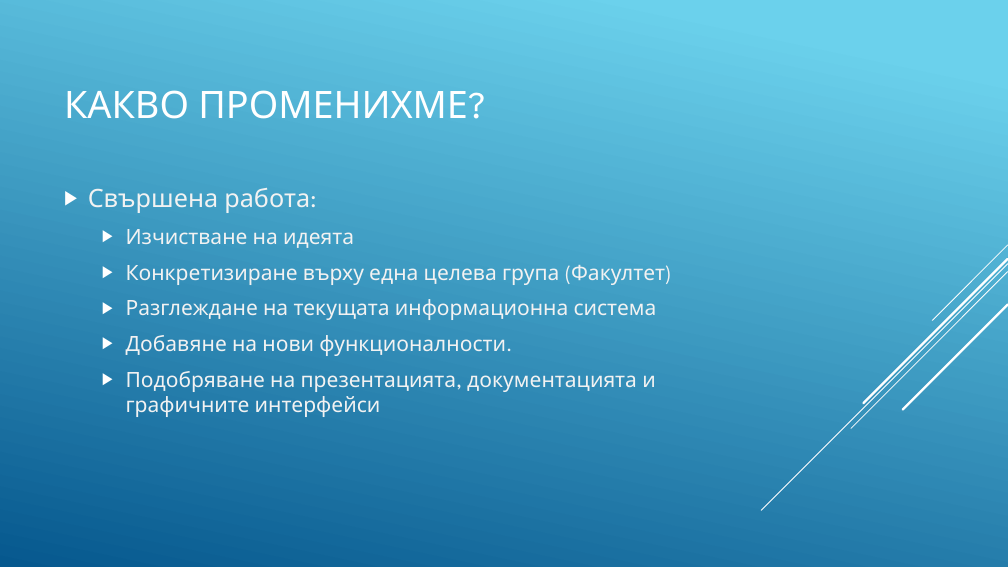
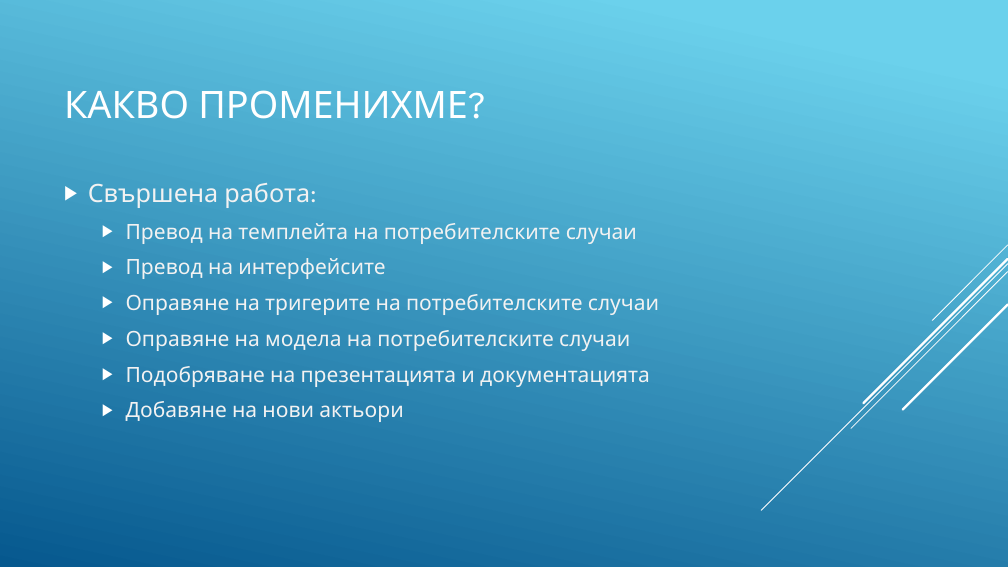
Before and after one commit to AlexanderTankov/APIS, a slide deck: slide 3 of APIS_2.1.pptx. Drawn at 1008x567 pixels with LibreOffice and Linux fonts; fonts in the diff are those of the drawing. Boxes give left, top, right and bottom in pixels: in the first picture for what was removed or moved away, otherwise in the second. Text is boxed around its words. In the diff, an @@ line names an element or a change of style, - is before the commit and + after.

```diff
--- a/APIS_2.1.pptx
+++ b/APIS_2.1.pptx
@@ text at (126,223,659,422): text changed @@
-  ▶ Изчистване на идеята
-  ▶ Конкретизиране върху една целева група (Факултет)
-  ▶ Разглеждане на текущата информационна система
-  ▶ Добавяне на нови функционалности.
-  ▶ Подобряване на презентацията, документацията и графичните интерфейси
+  ▶ Превод на темплейта на потребителските случаи
+  ▶ Превод на интерфейсите
+  ▶ Оправяне на тригерите на потребителските случаи
+  ▶ Оправяне на модела на потребителските случаи
+  ▶ Подобряване на презентацията и документацията
+  ▶ Добавяне на нови актьори
```
Also in this commit, not shown: 1 other slide changed, 2 slides removed, 1 other file.
